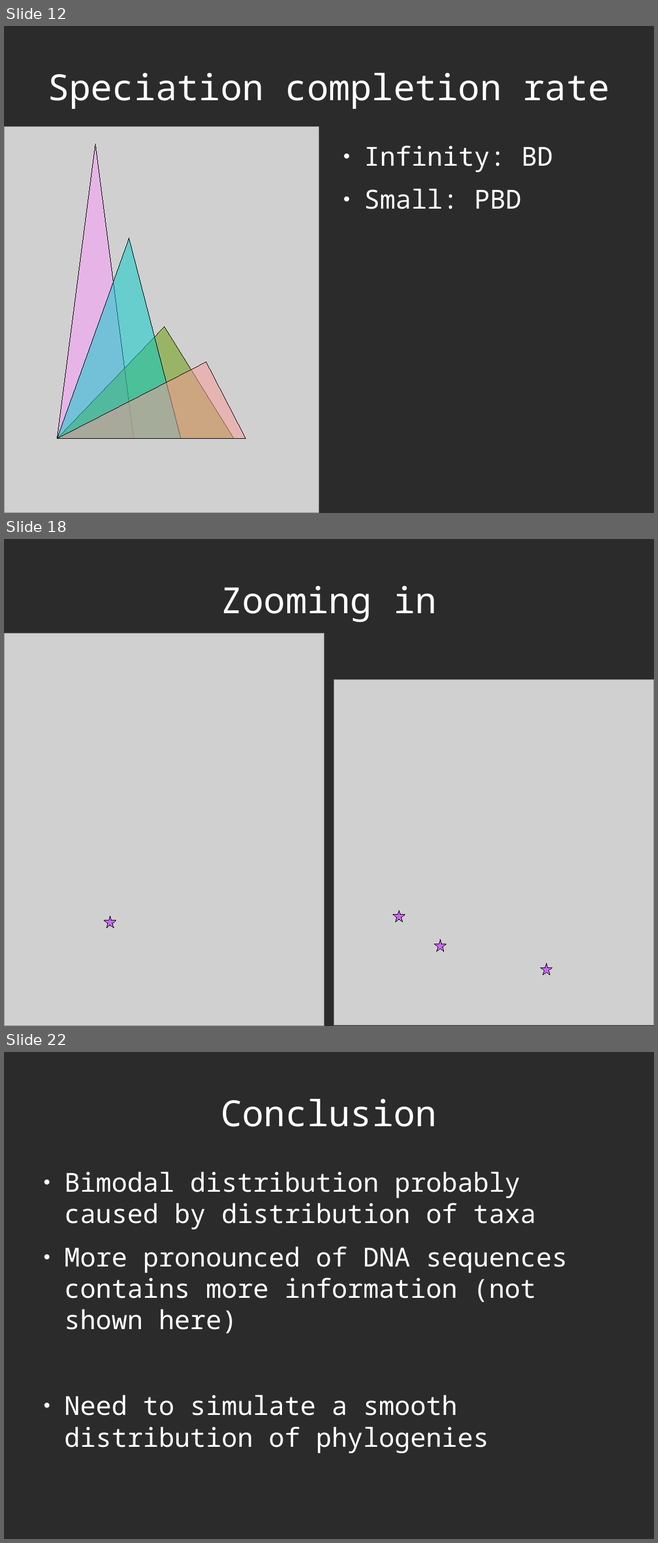
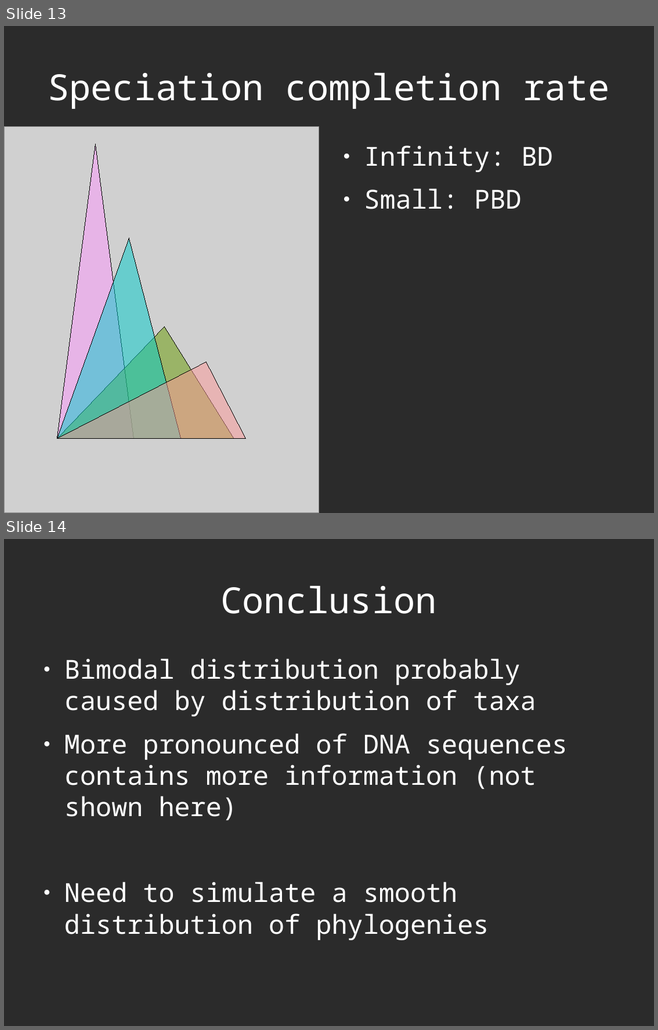
Before and after one commit to richelbilderbeek/Science, a slide deck: Bilderbeek20170213TresMeeting/20170213TresMeeting.odp. Shown one above the other, each under a label of ours: slides 12, 18 and 22 before the commit, slides 13 and 14 after it; the slides between them are not shown. The pictures are 658x1543 and 658x1030 pixels, drawn with LibreOffice and Linux fonts; fonts in the diff are those of the drawing; grey boxes stand for pictures; background and template pictures are left out; a plain dark background stands for a picture behind light text. Boxes give left, top, right and bottom in pixels: in the first picture for what was removed or moved away, otherwise in the second. Text is boxed around its words. In the diff, an @@ line names an element or a change of style, - is before the commit and + after.

```diff
--- a/Bilderbeek20170213TresMeeting/20170213TresMeeting.odp
+++ b/Bilderbeek20170213TresMeeting/20170213TresMeeting.odp
@@ slide 18 removed at box(4, 539, 654, 1026), background picture (left out) @@
@@ title removed at box(220, 586, 436, 622) @@
-Zooming in
@@ picture removed at box(4, 634, 324, 1026) @@
@@ picture removed at box(334, 680, 654, 1025) @@
@@ star removed at box(104, 916, 116, 928) @@
@@ star removed at box(393, 910, 405, 922) @@
@@ star removed at box(434, 940, 446, 951) @@
@@ star removed at box(540, 964, 552, 975) @@
@@ what was slide 12 is now slide 13 @@
@@ what was slide 22 is now slide 14 @@
```
Also in this commit, not shown: 1 slide changed, 2 slides added, 10 other slides removed, 11 other files.
